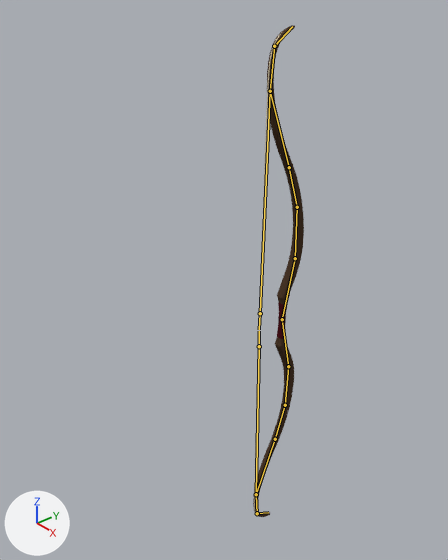
An edit to the Blender file Assets/Bows/BasicRecurve.blend, drawn before and after from the same camera.
Both versions are drawn from a 50 mm lens placed at (1.091, -1.144, 0.994), pointed at (-0.074, -0.164, 0.161). The axes (+X, +Y, +Z) are drawn at lower left. The lights are the same throughout. The bones that bend it are drawn over the model as lines.

Objects in the first picture: 'Bow'.
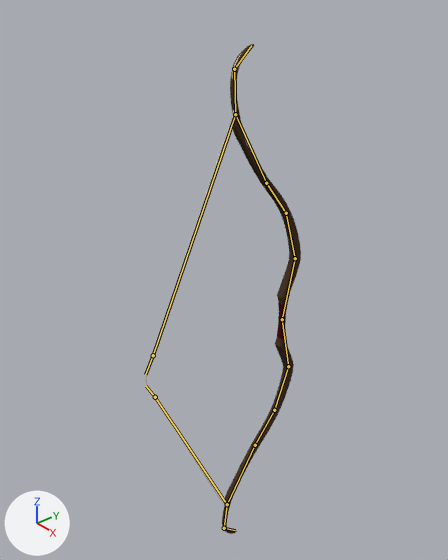
The newer file adds an action. The first version stands in its rest pose; the second is drawn at frame 1 of the action 'BowRigAction'.

What differs and where, as boxes [x1, y1, x2, y2] in the pictures (448 x 560 px):
'Bow', posed (200% wider): before [253, 25, 304, 517]; after [146, 44, 301, 534]
bone 'Limb1.B', root to tip: before (288, 366) to (285, 405); after (288, 366) to (274, 410)
bone 'Limb2.B', root to tip: before (285, 405) to (275, 439); after (274, 410) to (255, 445)
bone 'Limb3.B', root to tip: before (275, 439) to (256, 494); after (255, 445) to (227, 504)
bone 'String1.B', root to tip: before (256, 494) to (259, 346); after (227, 504) to (155, 397)
bone 'Limb1.T', root to tip: before (295, 258) to (297, 207); after (295, 258) to (286, 213)
bone 'Limb2.T', root to tip: before (297, 207) to (289, 167); after (286, 213) to (266, 183)
bone 'Limb3.T', root to tip: before (289, 167) to (270, 91); after (266, 183) to (235, 114)
bone 'String1.T', root to tip: before (270, 91) to (260, 313); after (235, 114) to (153, 355)

What the commit changed:
Bone 'Limb1.B' (bone_limb1_b) turns from (0, 0, 0) to (19, 0, -1) degrees about its own x, y and z.
Bone 'Limb2.B' (bone_limb2_b) turns from (0, 0, 0) to (-4, 0, 0) degrees about its own x, y and z.
Bone 'Limb3.B' (bone_limb3_b) turns from (0, 0, 0) to (10, 0, 0) degrees about its own x, y and z.
Bone 'String1.B' (bone_string1_b) turns from (0, 0, 0) to (34, 0, 0) degrees about its own x, y and z.
Bone 'Limb1.T' (bone_limb1_t) turns from (0, 0, 0) to (-16, 0, 0) degrees about its own x, y and z.
Bone 'Limb2.T' (bone_limb2_t) turns from (0, 0, 0) to (3, 0, 0) degrees about its own x, y and z.
Bone 'Limb3.T' (bone_limb3_t) turns from (0, 0, 0) to (-11, 0, 0) degrees about its own x, y and z.
Bone 'String1.T' (bone_string1_t) turns from (0, 0, 0) to (-33, 0, 0) degrees about its own x, y and z.
